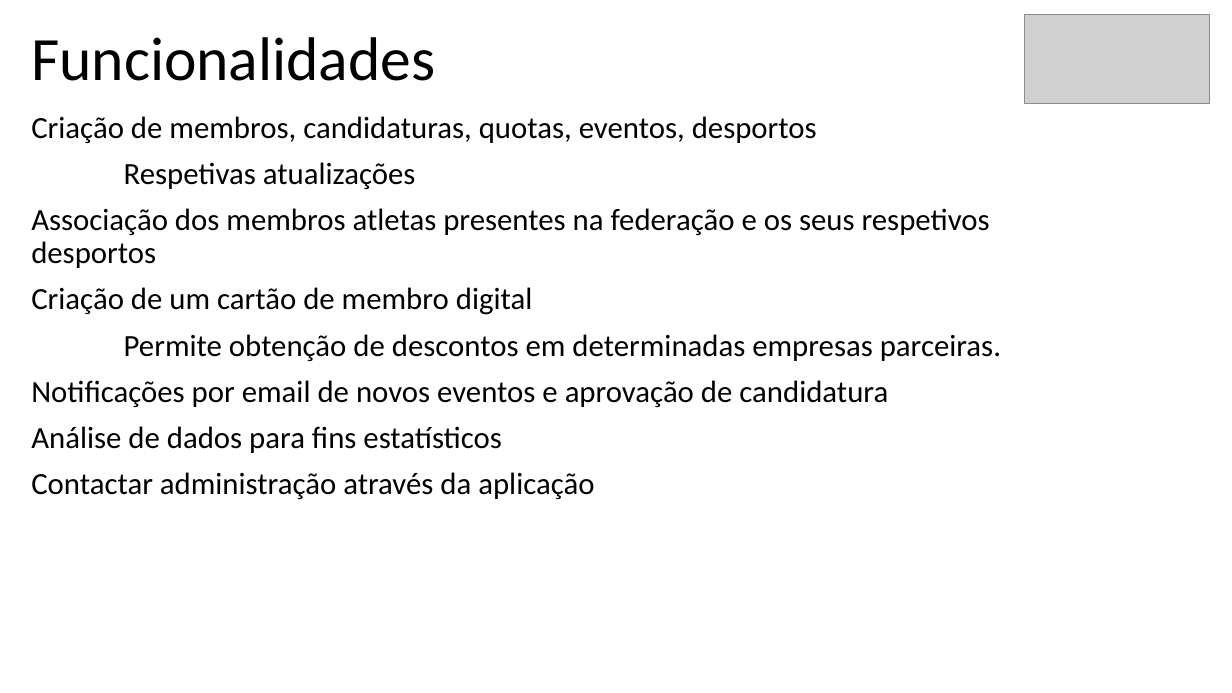
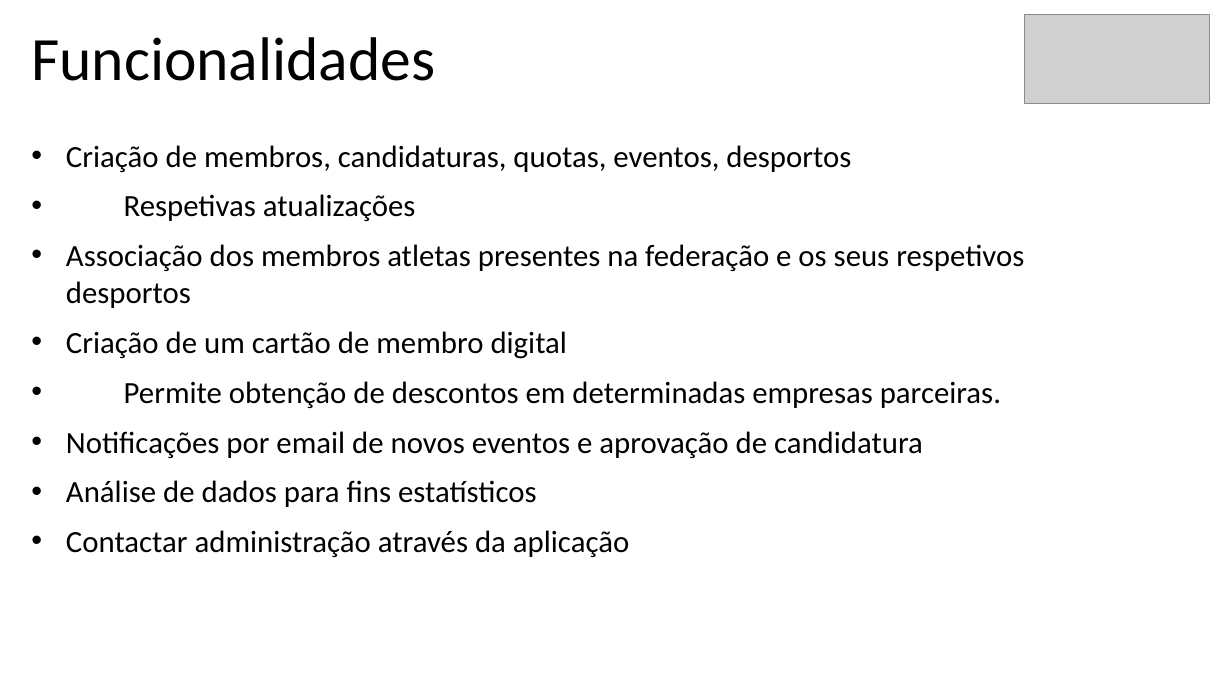
Before and after one commit to BernardoFMF/surf-management-app, a slide deck: slide 3 of docs/demonstracao-progresso.pptx. Drawn at 1232x693 pixels with LibreOffice and Linux fonts; fonts in the diff are those of the drawing; grey boxes stand for pictures. Boxes give left, top, right and bottom in pixels: in the first picture for what was removed or moved away, otherwise in the second. Text is boxed around its words. In the diff, an @@ line names an element or a change of style, - is before the commit and + after.

```diff
--- a/docs/demonstracao-progresso.pptx
+++ b/docs/demonstracao-progresso.pptx
@@ subtitle "Criação de membros, candidaturas, quotas, ...": place and size @@
-subtitle "Criação de membros, candidaturas, quotas, ..." at [31,116,1001,499]
+subtitle "Criação de membros, candidaturas, quotas, ..." at [66,145,1024,557]
@@ subtitle "Criação de membros, candidaturas, quotas, ..." at [66,145,1024,557]: bullet none to •; line spacing 0.9 to 1 @@
```
Also in this commit, not shown: 6 other slides changed, 8 other files.
